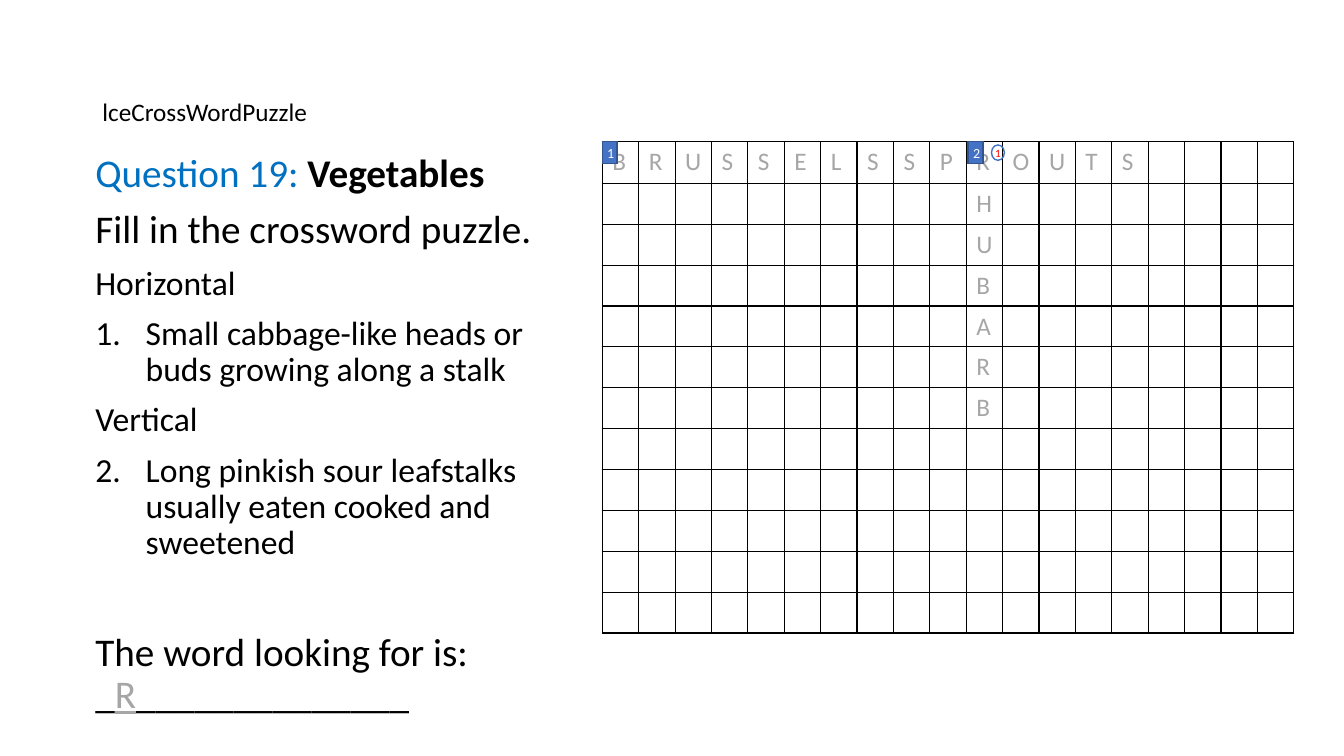
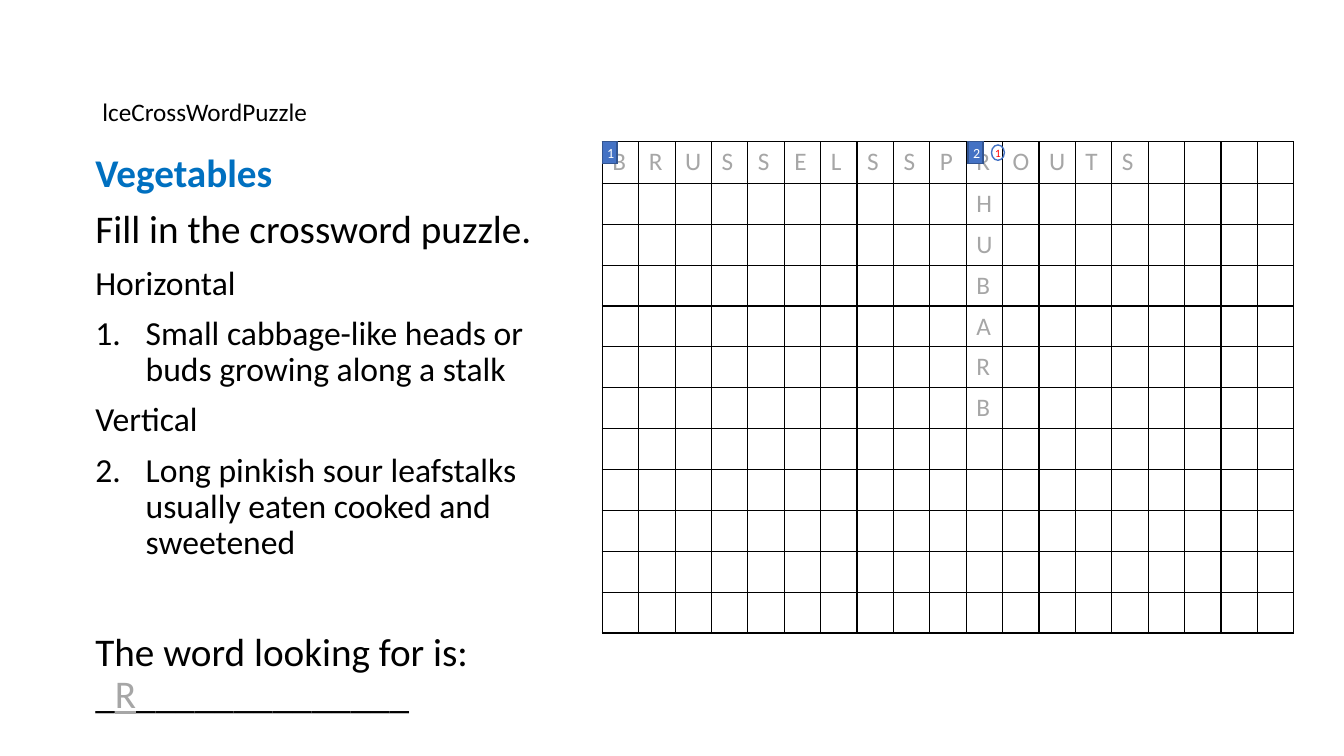
Before and after one commit to birgitstrackenbrock/dita13.lc.extra-interactions, a slide deck: slide 23 of documentation/Interaction_examples_visual.pptx (slide 22 before the commit). Drawn at 1344x756 pixels with LibreOffice and Linux fonts; fonts in the diff are those of the drawing. Boxes give left, top, right and bottom in pixels: in the first picture for what was removed or moved away, otherwise in the second. Text is boxed around its words. In the diff, an @@ line names an element or a change of style, - is before the commit and + after.

```diff
--- a/documentation/Interaction_examples_visual.pptx
+++ b/documentation/Interaction_examples_visual.pptx
@@ text at (95, 159, 272, 194): text changed; bold on @@
-Question 19: Vegetables
+Vegetables
```
Also in this commit, not shown: 18 other slides changed, 1 slide added, 33 other files.
